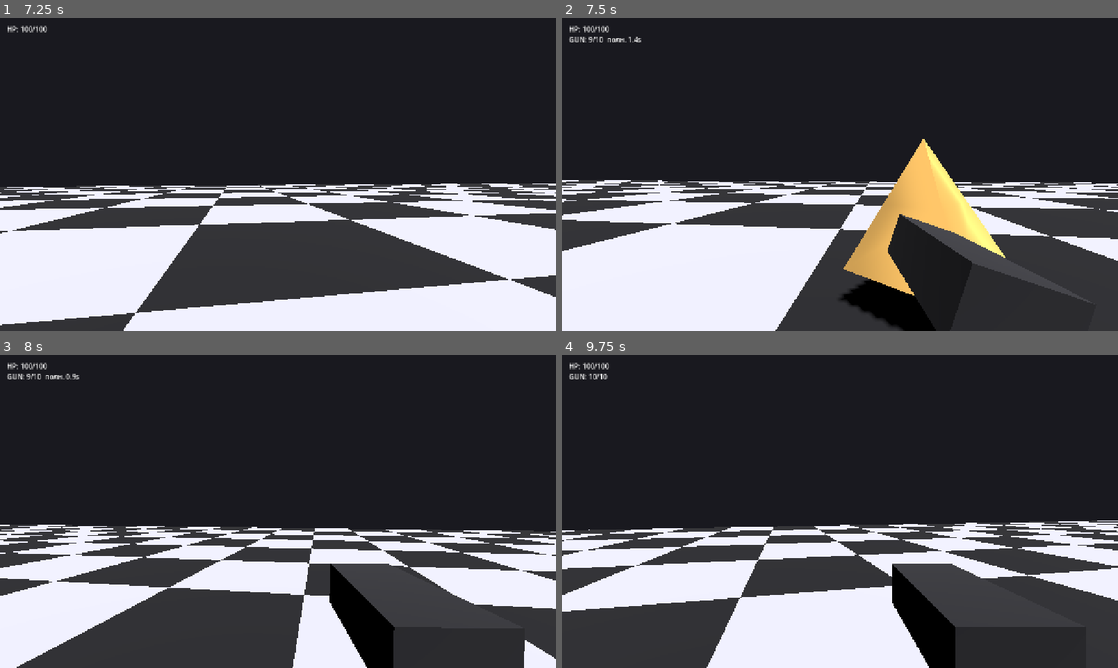
Above: before the commit, frames 1-4 (two rows, left to right).
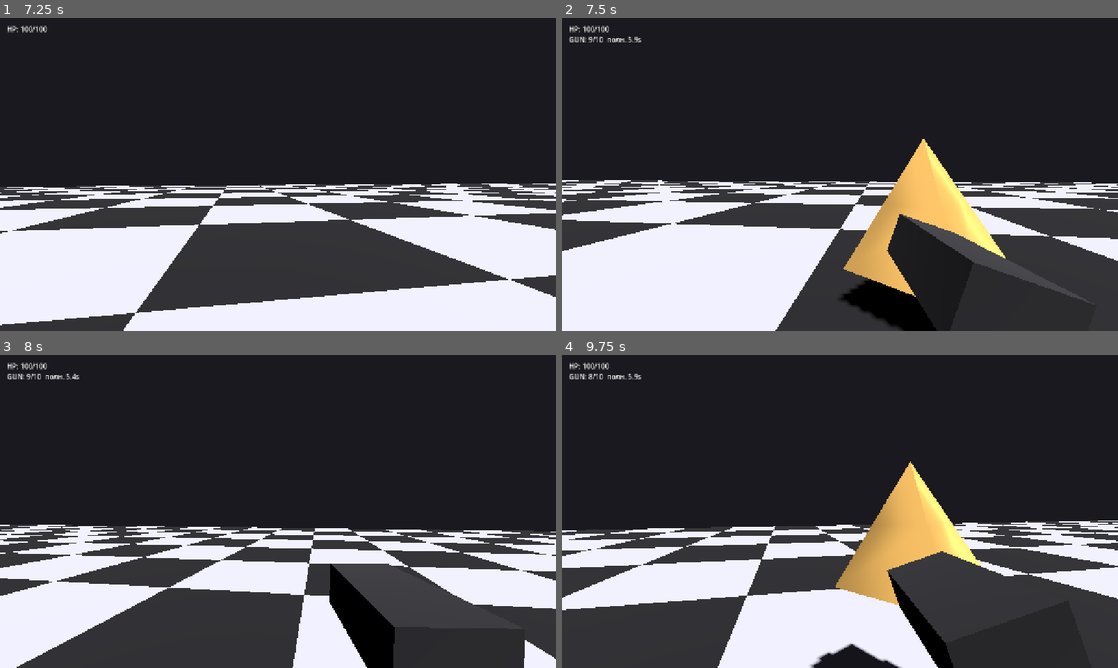
Above: after the commit, the same moments.

Repository: radomirsky/190K-G.O.P
Game: Godot game, scene res://main.tscn
Two runs of this game, one before a commit and one after it. Both use one fixed random seed, a clock stepped at 60 frames per second and the inputs below.
Inputs (mouse positions are in pixels of both pictures, inside the frame that each line leads up to):
- Up to frame 1 (7.25 s): tap Enter at 0.5 s; move the mouse to (305, 174) at 0.52 s; hold W 0.53-5.78 s; tap E at 0.6 s; click (305, 174) at 0.67 s; tap Space at 0.77, 1.52, 3.02, 3.77, 4.52, 6.02, 6.77 s; move the mouse to (250, 174) at 1.27 s; tap Shift at 1.35 s; move the mouse to (289, 168) at 2.02 s; tap C at 2.1 s; move the mouse to (272, 180) at 2.77 s; tap Q at 2.85 s; click (272, 180) at 2.92 s; move the mouse to (316, 177) at 3.52 s; hold Ctrl 3.53-4.28 s; move the mouse to (233, 171) at 4.27 s; tap R at 4.35 s; move the mouse to (283, 174) at 5.02 s; tap Z at 5.1 s; click (283, 174) at 5.17 s; move the mouse to (255, 168) at 5.77 s; hold D 5.78-6.53 s; tap X at 5.85 s; move the mouse to (305, 174) at 6.52 s; hold W from 6.53 s (still down); tap B at 6.6 s
- Up to frame 2 (7.5 s): keep holding W; move the mouse to (812, 174) at 7.27 s; tap G at 7.35 s; click (812, 174) at 7.42 s
- Up to frame 3 (8 s): keep holding W; tap Space at 7.52 s
- Up to frame 4 (9.75 s): move the mouse to (851, 505) at 8.02 s; tap E at 8.1 s; move the mouse to (834, 517) at 8.77 s; release W at 8.78 s; hold A 8.78-9.53 s; tap Shift at 8.85 s; tap Space at 9.02 s; move the mouse to (878, 514) at 9.52 s; hold W from 9.53 s (still down); tap C at 9.6 s; click (878, 514) at 9.67 s

Frame 1 is identical in both runs. In frame 2, 0.1% of the frame differs, in the area x 11-96%, y 6-100%; in frame 3, less than 0.1%; in frame 4, 8.4%, in the area x 0-100%, y 6-100%.

Commit message:
Пистолет: перезарядка (восстановление магазина) 6 с; скорострельность как раньше.
Made-with: Cursor

Diff:
--- a/player.gd
+++ b/player.gd
@@ -34,10 +34,10 @@
 @export var glue_pair_max_distance: float = 1.45
 @export var humanoid_spawn_forward: float = 3.5
 @export var gun_pyramid_speed: float = 26.0
-@export var gun_fire_cooldown_sec: float = 6.0
+@export var gun_fire_cooldown_sec: float = 0.12
 @export var gun_mag_size: int = 10
 ## После любого выстрола, пока магазин не полон: через столько секунд патроны восстанавливаются целиком (таймер сбрасывается при каждом новом выстреле).
-@export_range(0.4, 4.0, 0.05) var gun_full_refill_delay_sec: float = 1.5
+@export_range(0.4, 20.0, 0.05) var gun_full_refill_delay_sec: float = 6.0
 ## Короткая анимация «дозарядки» на модели пушки после автопополнения.
 @export_range(0.0, 1.0, 0.05) var gun_refill_finish_anim_sec: float = 0.35
 @export var dash_speed: float = 14.5
